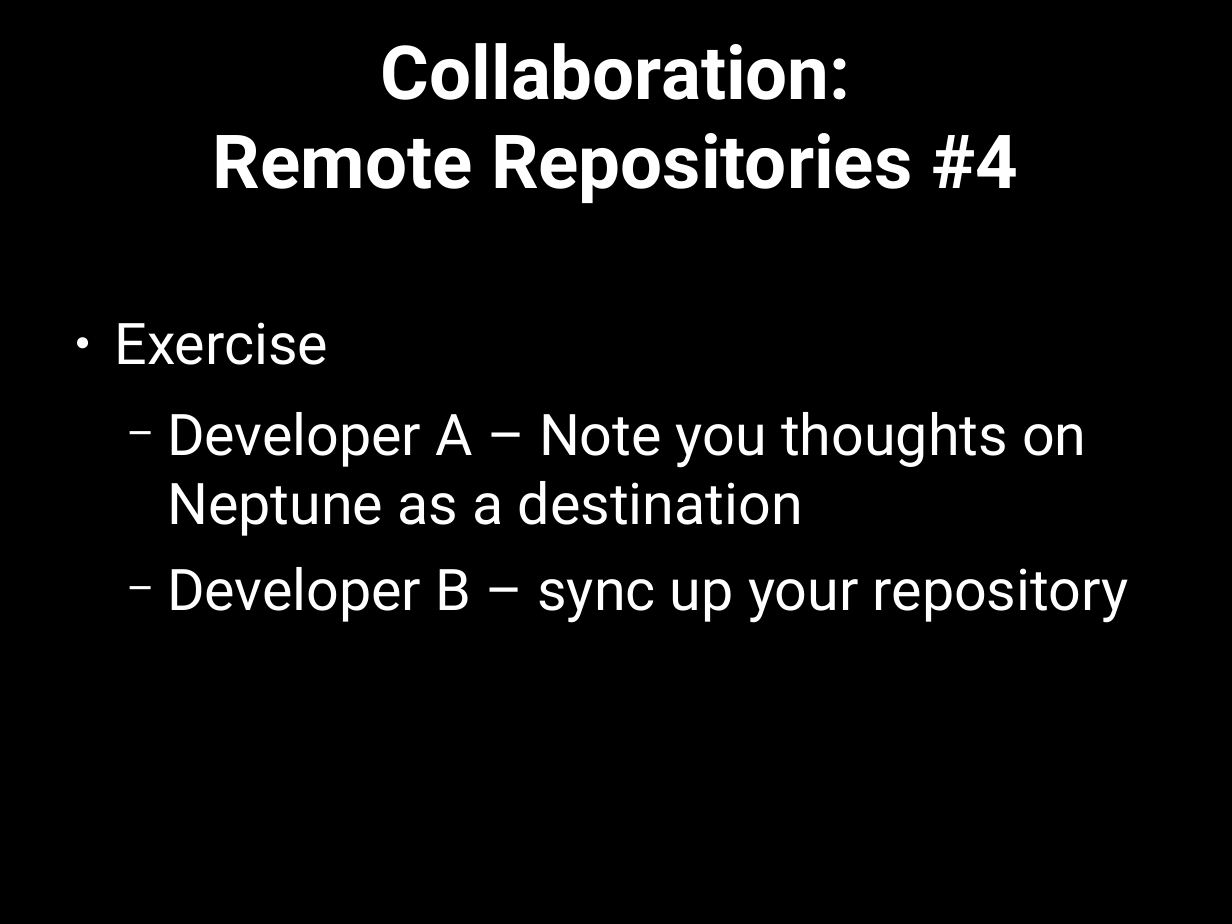
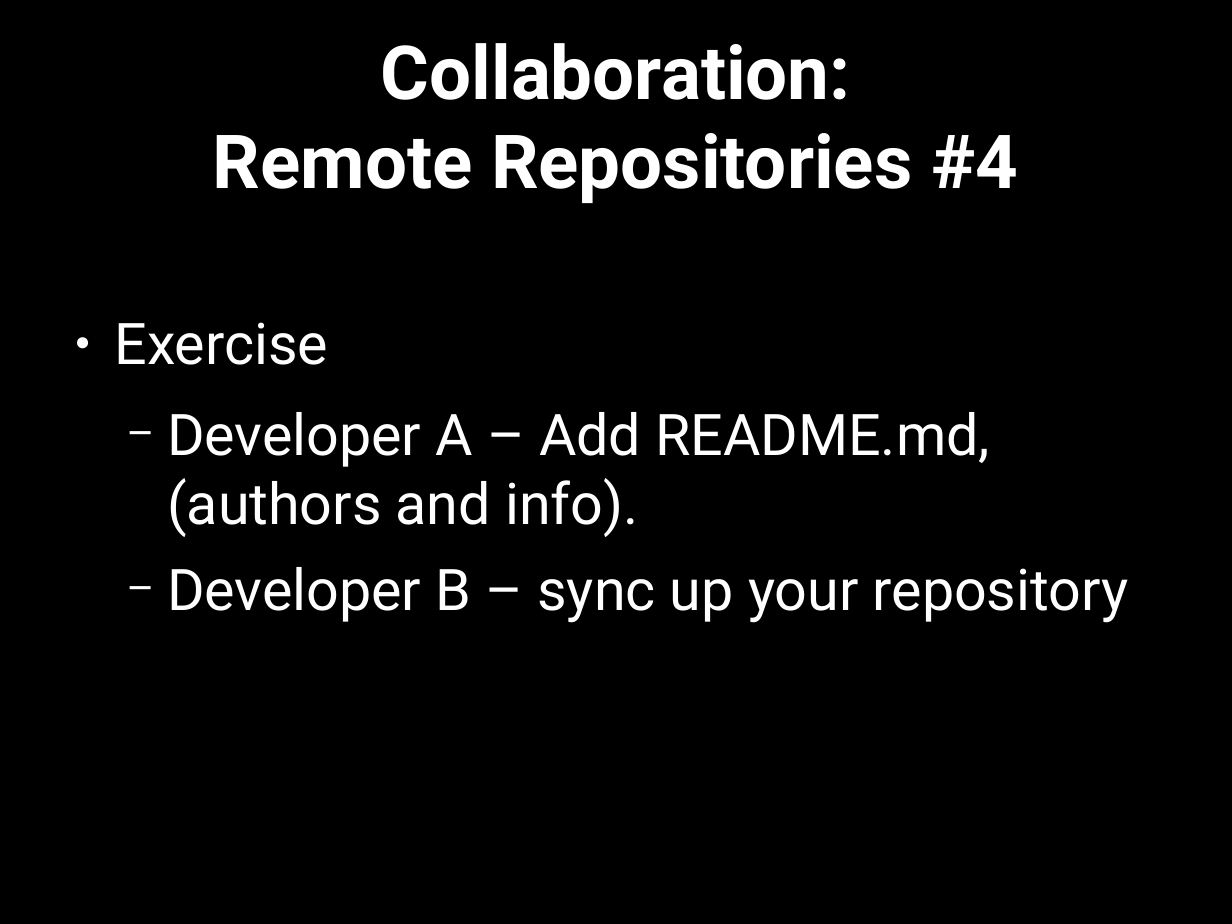
Before and after one commit to Southampton-RSG/2015-12-15-Southampton, a slide deck: slide 24 of novice/git/version-control-with-git-slides.odp. Drawn at 1232x924 pixels with LibreOffice and Linux fonts; fonts in the diff are those of the drawing. Boxes give left, top, right and bottom in pixels: in the first picture for what was removed or moved away, otherwise in the second. Text is boxed around its words. In the diff, an @@ line names an element or a change of style, - is before the commit and + after.

```diff
--- a/novice/git/version-control-with-git-slides.odp
+++ b/novice/git/version-control-with-git-slides.odp
@@ text at (x1=167, y1=412, x2=990, y2=537): text changed @@
-  − Developer A – Note you thoughts on Neptune as a destination
+  − Developer A – Add README.md, (authors and info).
```
Also in this commit, not shown: 1 other slide changed, 2 slides added, 2 slides removed, 33 other files.
